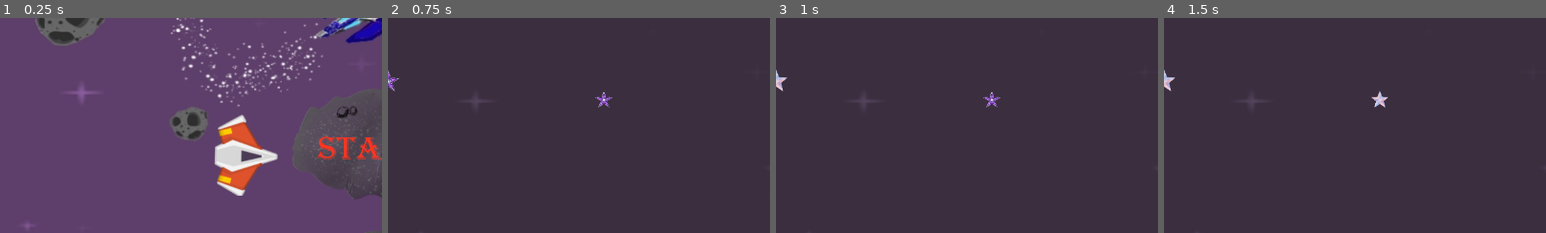
Above: before the commit, frames 1-4 (left to right).
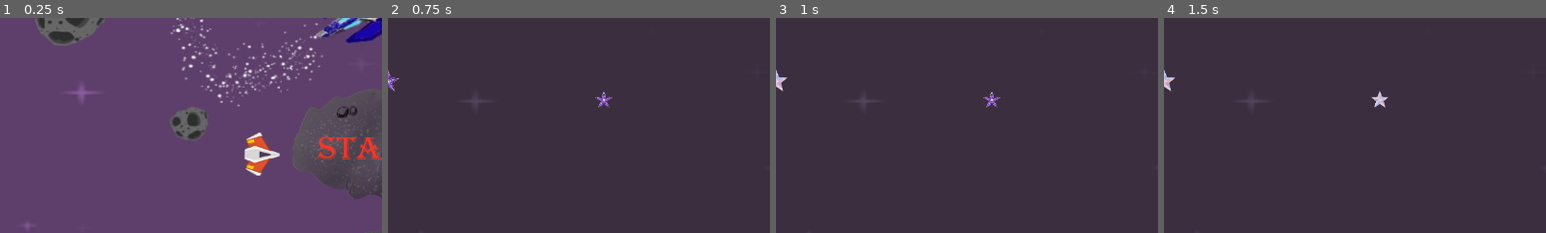
Above: after the commit, the same moments.

Repository: nonakarim/godot-space-shooter
Game: Godot game, scene res://Scenes/start.tscn
Same seed, same stepped clock (60 frames per second), same inputs: the game is played once before the commit and once after it.
Inputs (mouse positions are % of the whole screen's width and height, from its top left):
- Up to frame 1 (0.25 s): no input
- Up to frame 2 (0.75 s): tap Enter (Enter) at 0.5 s; move the mouse to (72, 45) at 0.52 s; hold Right (KeyRight) from 0.53 s (still down); hold Enter (Enter) from 0.53 s (still down); click (72, 45) at 0.67 s
- Up to frame 3 (1 s): keep holding Right (KeyRight); keep holding Enter (Enter)
- Up to frame 4 (1.5 s): move the mouse to (30, 55) at 1.27 s; release Right (KeyRight) at 1.28 s; release Enter (Enter) at 1.28 s; hold Down (KeyDown) from 1.28 s (still down); tap O (Original) at 1.35 s
The pictures show only the part of the screen within x 0-50%, y 17-67%; the shares and areas given below are measured in that part.

The runs differ from the first frame. In frame 1, 3.5% of the frame differs, in the area x 56-74%, y 44-83%; in frame 2, nothing differs; in frame 3, nothing differs; in frame 4, nothing differs.

Commit message:
Change texture of start and exit positions when choosing ship is at one

Diff:
--- a/Scenes/start.tscn
+++ b/Scenes/start.tscn
@@ -1,7 +1,7 @@
 [gd_scene load_steps=6 format=3 uid="uid://derhvw4p1tr3p"]
 
-[ext_resource type="Script" uid="uid://cwdm77bau7j0r" path="res://scripts/start.gd" id="1_lb6bl"]
-[ext_resource type="Texture2D" uid="uid://duyegoyyabqcs" path="res://Graphics/Backgrounds/Start_menu_sample_image.jpg" id="2_rk01k"]
+[ext_resource type="Script" uid="uid://cwdm77bau7j0r" path="res://Scripts/start.gd" id="1_lb6bl"]
+[ext_resource type="Texture2D" uid="uid://bit3xeun7utbg" path="res://Graphics/Backgrounds/Start_menu_sample_image.jpg" id="2_rk01k"]
 [ext_resource type="Texture2D" uid="uid://b8h427u27n7j3" path="res://Graphics/PNG/Exit-gray.png" id="3_o3wvq"]
 [ext_resource type="Texture2D" uid="uid://b7ksu1rwudbnt" path="res://Graphics/PNG/start-red.png" id="4_pg4io"]
 [ext_resource type="Texture2D" uid="uid://ceaok70p4ycjh" path="res://Graphics/PNG/ship.png" id="5_rk01k"]
@@ -35,7 +35,8 @@
 polygon = PackedVector2Array(511.99997, 431.16882, 500.36362, 407.79218, 468.04037, 402.59735, 437.0101, 368.83112, 452 …(299 unchanged characters)…
 
 [node name="Sprite2D" type="Sprite2D" parent="."]
-position = Vector2(420, 328)
+position = Vector2(447.75, 361.75)
+scale = Vector2(0.56299216, 0.5408163)
 texture = ExtResource("5_rk01k")
 
 [connection signal="input_event" from="." to="." method="_on_input_event"]
--- a/Scripts/player.gd
+++ b/Scripts/player.gd
@@ -14,7 +14,7 @@
 	var direction = Input.get_vector("KeyLeft","KeyRight","KeyUp","KeyDown")
 
 	velocity = direction * speed
-	if not Global.health <= 0:
+	if not Global.health <= 0 and Global.laserCount > 0:
 		pos = position
 
 	if Input.is_action_just_pressed("Original"):
--- a/Scripts/start.gd
+++ b/Scripts/start.gd
@@ -13,6 +13,13 @@
 
 
 func _process(delta: float) -> void:
+	if $Sprite2D.position.y == $Start.position.y:
+		$Start.texture = load("res://Graphics/PNG/start-red.png")
+		$Exit.texture= load("res://Graphics/PNG/Exit-gray.png")
+	if $Sprite2D.position.y == $Exit.position.y:
+		$Exit.texture = load("res://Graphics/PNG/Exit-red.png")
+		$Start.texture= load("res://Graphics/PNG/start-gray.png")
+
 	if Input.is_action_pressed("KeyDown"):
 		$Sprite2D.position.y = $Exit.position.y
 	elif Input.is_action_pressed("KeyUp"):
--- a/Scripts/ui.gd
+++ b/Scripts/ui.gd
@@ -1,7 +1,6 @@
 extends CanvasLayer
 
 static var image = load("res://Graphics/PNG/playerShip2_orange.png")
-
 
 func set_health(amount):
 	#Remove all children
